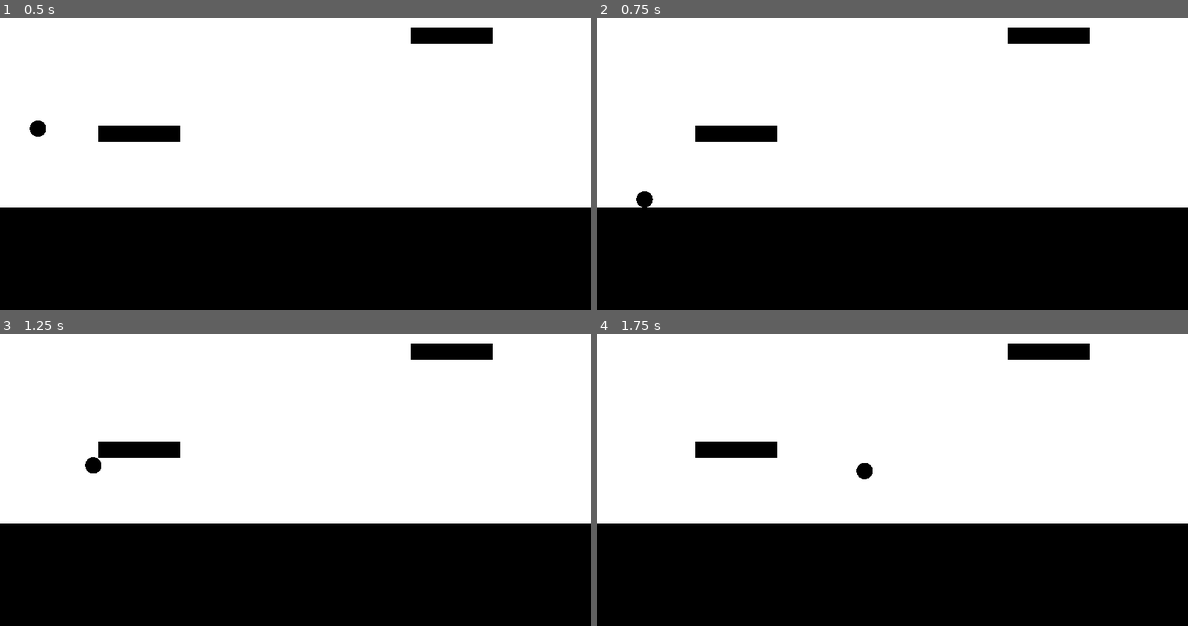
Above: before the commit, frames 1-4 (two rows, left to right).
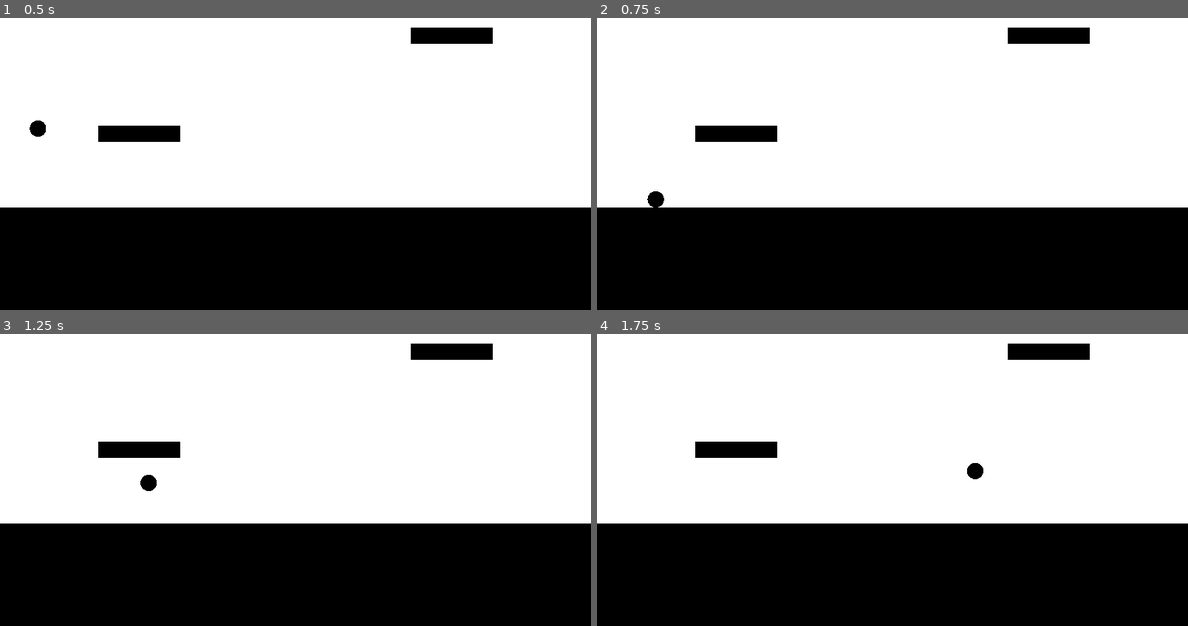
Above: after the commit, the same moments.

Repository: pedro-nadolny/AberrationJam
Game: Godot game, scene res://world.tscn
Two runs of this game, one before a commit and one after it. Both use one fixed random seed, a clock stepped at 60 frames per second and the inputs below.
Inputs:
- Up to frame 1 (0.5 s): no input
- Up to frame 2 (0.75 s): hold Right (move_right) from 0.53 s (still down); tap Space (dash) at 0.6 s
- Up to frame 3 (1.25 s): keep holding Right (move_right); tap Up (jump) at 0.77 s
- Up to frame 4 (1.75 s): keep holding Right (move_right); tap Space (dash) at 1.35 s; tap Up (jump) at 1.52 s

Frame 1 is identical in both runs. In frame 2, 0.2% of the frame differs, in the area x 6-12%, y 59-65%; in frame 3, 0.2%; in frame 4, 0.2%, in the area x 43-66%, y 44-50%.

Commit message:
make it quickier to speed up from stop and turn

Diff:
--- a/PlayerController.gd
+++ b/PlayerController.gd
@@ -36,6 +36,13 @@
 
 func horizontal_input(delta, input):
 	var acc = input * max_horizontal_acc
+
+	if sign(input) != sign(velocity.x):
+		acc *= 3
+
+	if abs(velocity.x) < 30:
+		acc *= 3
+
 	velocity.x += acc * delta
 	velocity.x = lerp(velocity.x, 0.0, pow(0.5, horizontal_dumping * delta))
 
